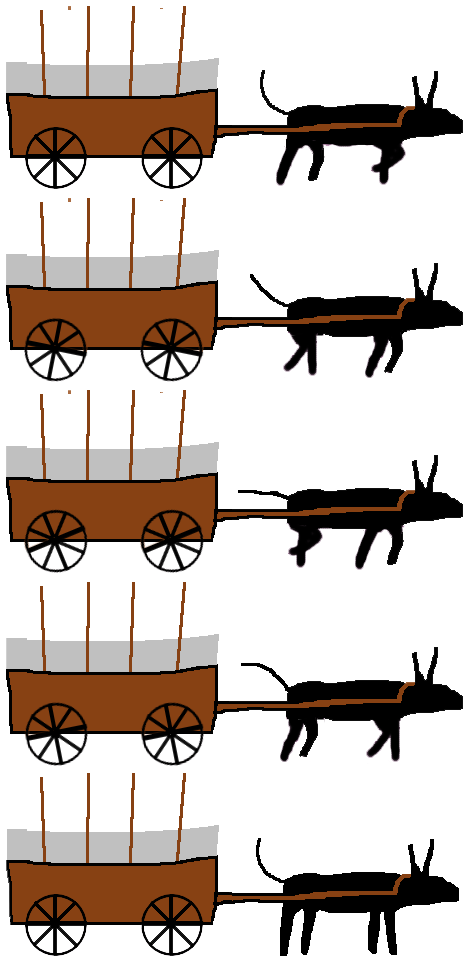
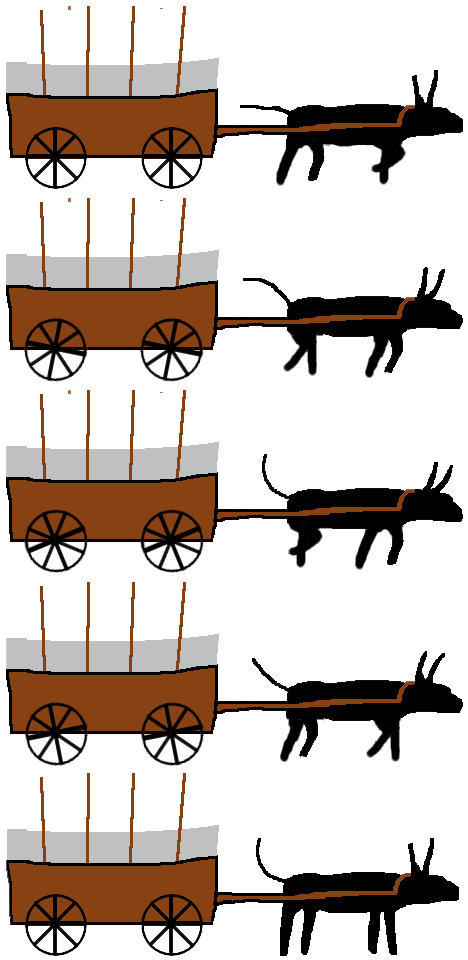
Layered file, before and after one edit (468×960). Changes by layer:
painted on "Raster 1" over left=236, top=70, right=463, bottom=906
